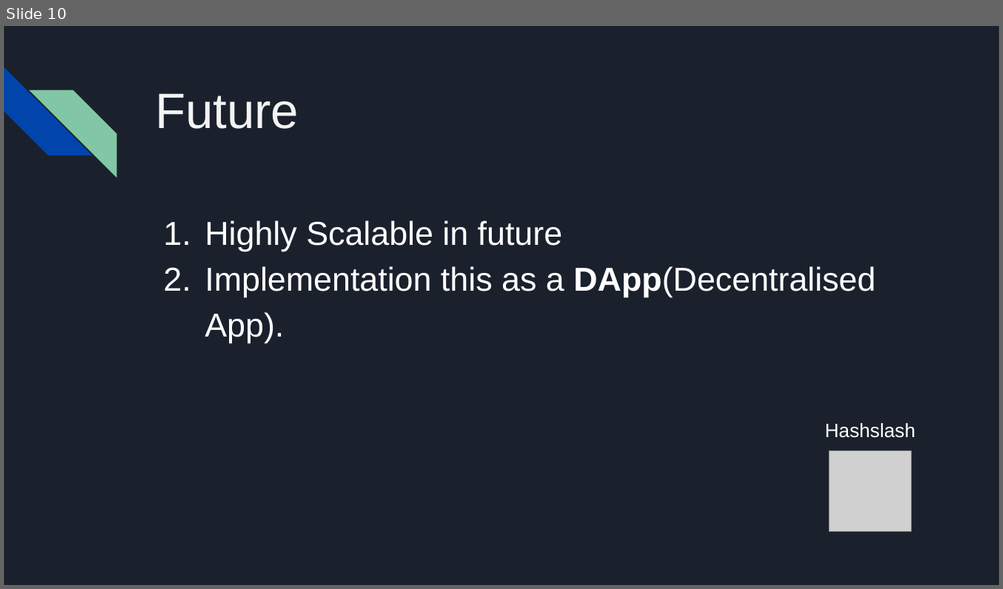
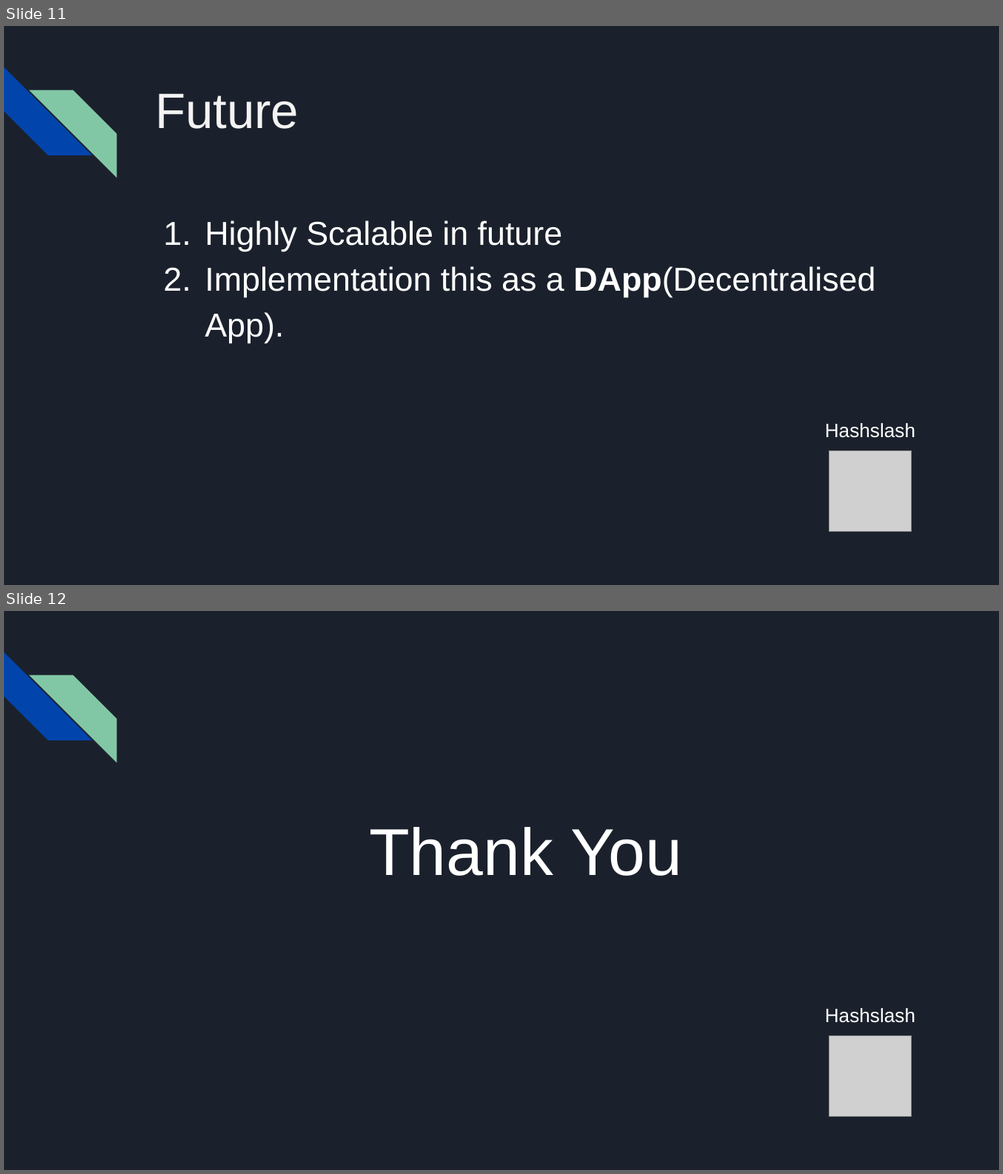
Before and after one commit to happy-thakur/hack3, a slide deck: presentation.pptx. Shown one above the other, each under a label of ours: slide 10 before the commit, slides 11 and 12 after it. The pictures are 1003x589 and 1003x1174 pixels, drawn with LibreOffice and Linux fonts; fonts in the diff are those of the drawing; grey boxes stand for pictures. Boxes give left, top, right and bottom in pixels: in the first picture for what was removed or moved away, otherwise in the second. Text is boxed around its words. In the diff, an @@ line names an element or a change of style, - is before the commit and + after.

```diff
--- a/presentation.pptx
+++ b/presentation.pptx
@@ slide 12 added at [4,611,999,1170], background #1B212C; not listed: 2 template elements that a slide beside it also shows @@
@@ title added at [369,827,682,876], 48 pt, text #FFFFFF @@
+Thank You
@@ text added at [825,1008,915,1023], 14 pt, text #FFFFFF @@
+Hashslash
@@ picture added at [828,1036,910,1116] @@
@@ what was slide 10 is now slide 11 @@
```
Also in this commit, not shown: 1 slide changed, 1 other slide added, 3 other files.
